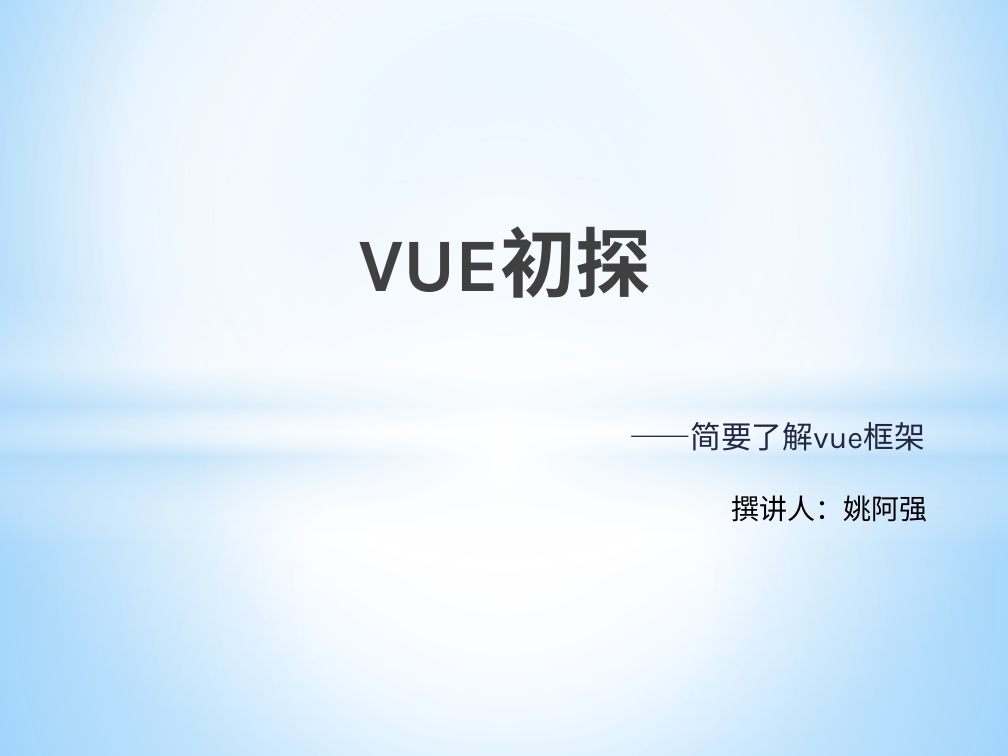
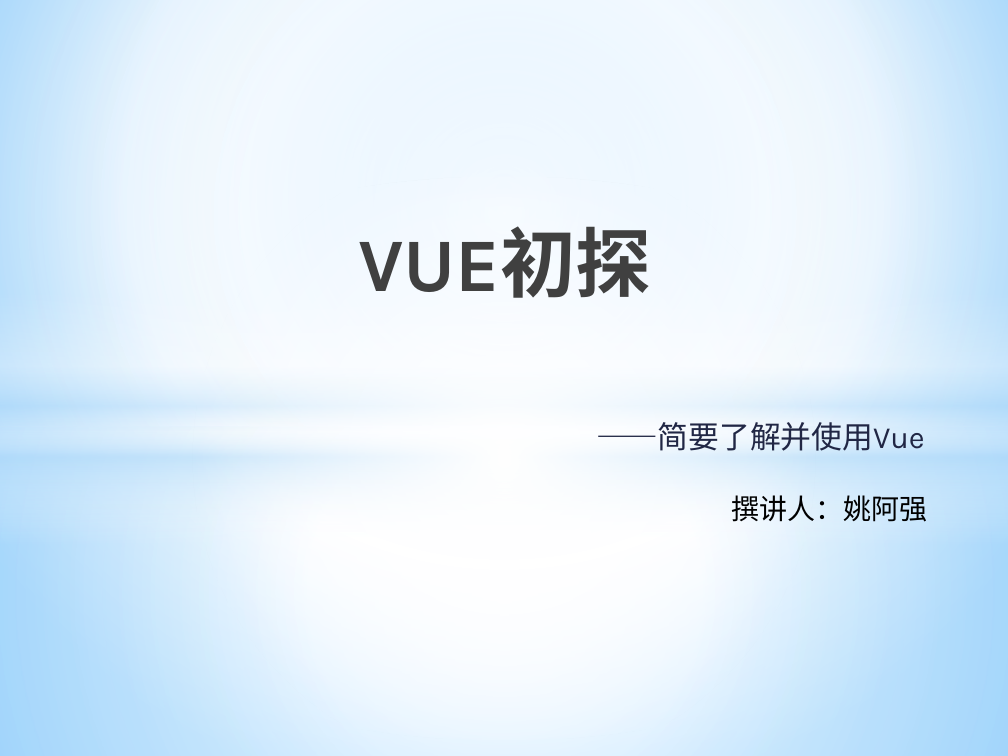
Before and after one commit to ManBaAQiang/vueProject, a slide deck: slide 1 of vue初探.pptx. Drawn at 1008x756 pixels with LibreOffice and Linux fonts; fonts in the diff are those of the drawing. Boxes give left, top, right and bottom in pixels: in the first picture for what was removed or moved away, otherwise in the second. Text is boxed around its words. In the diff, an @@ line names an element or a change of style, - is before the commit and + after.

```diff
--- a/vue初探.pptx
+++ b/vue初探.pptx
@@ subtitle at (596,422,924,451): text changed @@
-——简要了解vue框架
+——简要了解并使用Vue
```
Also in this commit, not shown: 5 other slides changed.
